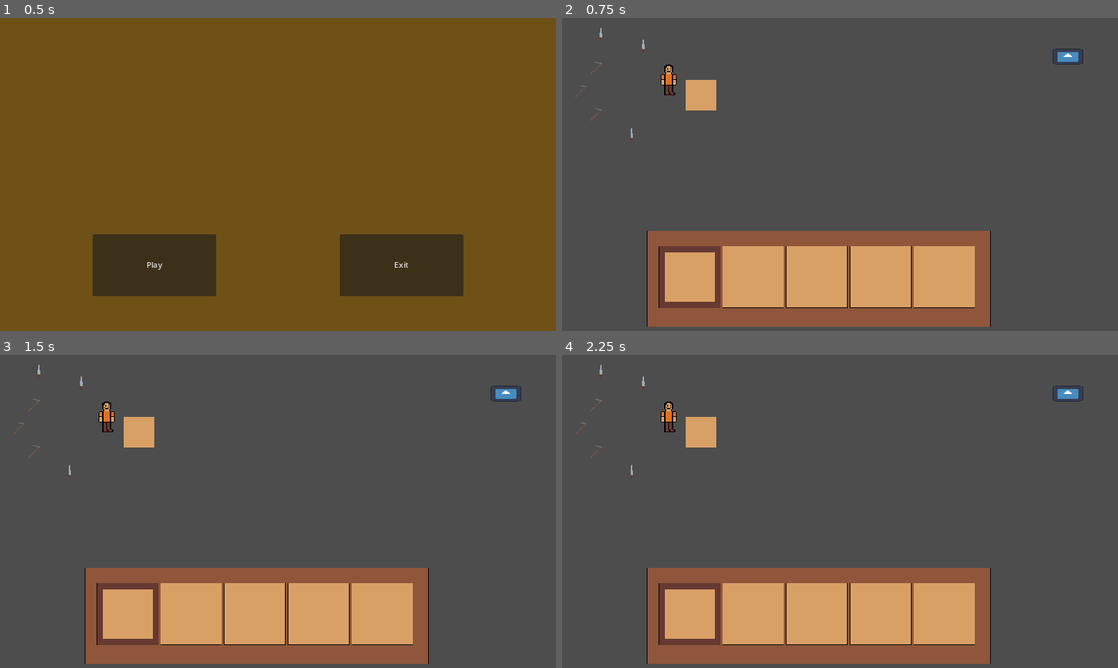
Above: before the commit, frames 1-4 (two rows, left to right).
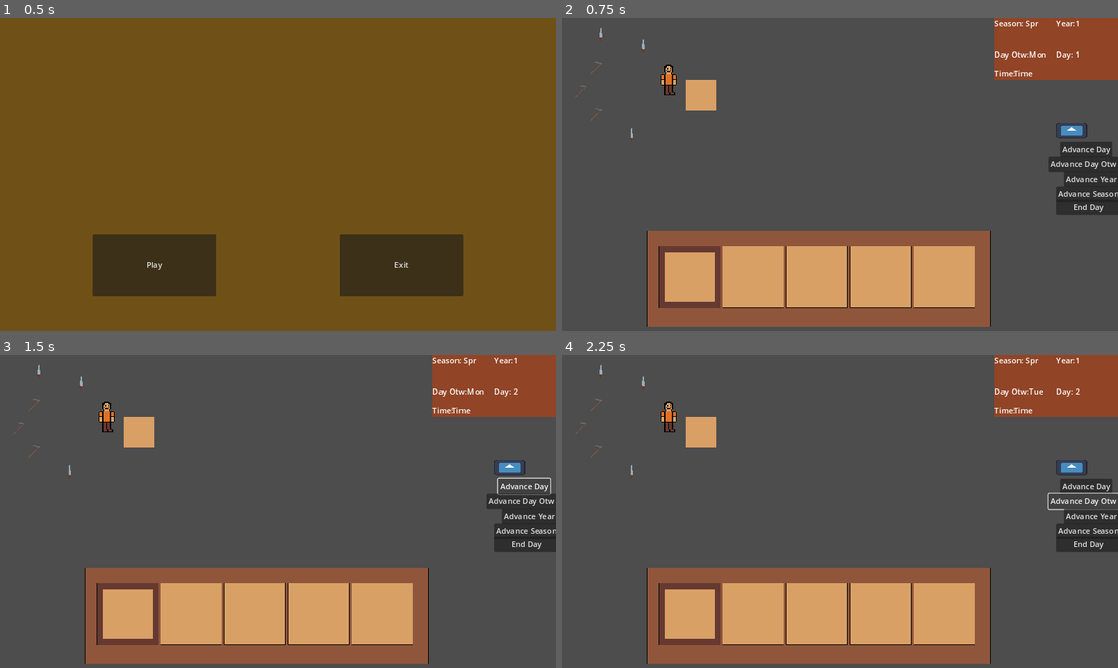
Above: after the commit, the same moments.

Repository: AtaMakesStuff/internship-farming-game
Game: Godot game, scene res://title.tscn
Same seed, same stepped clock (60 frames per second), same inputs: the game is played once before the commit and once after it. The engine's default icon, where the game draws it, is replaced by a stand-in: a white triangle on a blue panel in a dark square.
Inputs (mouse positions are in pixels of both pictures, inside the frame that each line leads up to):
- Up to frame 1 (0.5 s): no input
- Up to frame 2 (0.75 s): click "Play" at 0.5 s
- Up to frame 3 (1.5 s): click (522, 486) at 1.25 s, where only the run after the commit has a clickable "Advance Day"
- Up to frame 4 (2.25 s): click (1084, 502) at 2 s, where only the run after the commit has a clickable "Advance Day Otw"

Frame 1 is identical in both runs. In frame 2, 6.9% of the frame differs, in the area x 77-100%, y 0-63%; in frame 3, 6.6%; in frame 4, 6.5%.

Commit message:
Basic Time
- gamestates for days of the week and seasons
- buttons on testing scene for advancing days, seasons, and years
- function to advance day and combine the passage of time between days, seasons, and years

Diff:
--- a/internship-farming-game/game_state.gd
+++ b/internship-farming-game/game_state.gd
@@ -5,6 +5,12 @@
 
 enum Player_Facing_State {RIGHT, LEFT, UP, DOWN}
 var current_player_state = Player_Facing_State.RIGHT
+
+enum Season_State {SPRING, SUMMER, AUTUMN, WINTER}
+var current_season_state = Season_State.SPRING
+
+enum Day_Otw_State {MONDAY, TUESDAY, WEDNESDAY, THURSDAY, FRIDAY, SATURDAY, SUNDAY}
+var current_day_otw_state = Day_Otw_State.MONDAY
 
 # Called when the node enters the scene tree for the first time.
 func _ready() -> void:
@@ -53,3 +59,15 @@
 
 func enter_down():
 	current_player_state = Player_Facing_State.DOWN
+
+func change_day_otw():
+	if current_day_otw_state == Day_Otw_State.SUNDAY:
+		current_day_otw_state = Day_Otw_State.MONDAY
+	else:
+		current_day_otw_state += 1
+
+func change_season():
+	if current_season_state == Season_State.WINTER:
+		current_season_state = Season_State.SPRING
+	else:
+		current_season_state += 1
--- a/internship-farming-game/player.tscn
+++ b/internship-farming-game/player.tscn
@@ -1,21 +1,66 @@
-[gd_scene load_steps=5 format=3 uid="uid://c5b0bdgeuwwea"]
+[gd_scene load_steps=7 format=3 uid="uid://c5b0bdgeuwwea"]
 
 [ext_resource type="Script" path="res://player.gd" id="1_8mmaj"]
 [ext_resource type="Resource" uid="uid://dnqry4d1pg0if" path="res://inventory/playerInventory.tres" id="2_wruw2"]
 [ext_resource type="Texture2D" uid="uid://c84ifnvho2s0g" path="res://art/test-avatar-1.png" id="3_nu1ot"]
 
 [sub_resource type="CapsuleShape2D" id="CapsuleShape2D_4fhxp"]
-radius = 16.0
-height = 64.0
+radius = 20.0
+height = 68.0
+
+[sub_resource type="CapsuleShape2D" id="CapsuleShape2D_ytl6d"]
+radius = 14.0
+height = 56.0
+
+[sub_resource type="RectangleShape2D" id="RectangleShape2D_57hwa"]
+size = Vector2(33, 82)
 
 [node name="player" type="CharacterBody2D"]
 script = ExtResource("1_8mmaj")
 inventory = ExtResource("2_wruw2")
 
-[node name="CollisionShape2D" type="CollisionShape2D" parent="."]
-shape = SubResource("CapsuleShape2D_4fhxp")
-
 [node name="Sprite2D" type="Sprite2D" parent="."]
 position = Vector2(-1.43051e-06, -1.43051e-06)
 scale = Vector2(2, 2)
 texture = ExtResource("3_nu1ot")
+
+[node name="CollisionShape2D" type="CollisionShape2D" parent="."]
+position = Vector2(-3, 1)
+shape = SubResource("CapsuleShape2D_4fhxp")
+
+[node name="HurtBoxArea" type="Area2D" parent="."]
+
+[node name="HurtBoxCollision" type="CollisionShape2D" parent="HurtBoxArea"]
+position = Vector2(-3, 0)
+shape = SubResource("CapsuleShape2D_ytl6d")
+debug_color = Color(0.888844, 0.289335, 0.402902, 0.42)
+
+[node name="HitBoxRight" type="Area2D" parent="."]
+
+[node name="HitBoxRightCollision" type="CollisionShape2D" parent="HitBoxRight"]
+position = Vector2(26, 1)
+shape = SubResource("RectangleShape2D_57hwa")
+debug_color = Color(0.707829, 0.480383, 0.232914, 0.42)
+
+[node name="HitBoxLeft" type="Area2D" parent="."]
+
+[node name="HitBoxLeftCollision" type="CollisionShape2D" parent="HitBoxLeft"]
+position = Vector2(-33, 1)
+shape = SubResource("RectangleShape2D_57hwa")
+debug_color = Color(0.707829, 0.480383, 0.232914, 0.42)
+
+[node name="HitBoxUp" type="Area2D" parent="."]
+
+[node name="HitBoxUpCollision" type="CollisionShape2D" parent="HitBoxUp"]
+position = Vector2(0, -40)
+rotation = 1.5708
+shape = SubResource("RectangleShape2D_57hwa")
+debug_color = Color(0.707829, 0.480383, 0.232914, 0.42)
+
+[node name="HitBoxDown" type="Area2D" parent="."]
+
+[node name="HitBoxDownCollision" type="CollisionShape2D" parent="HitBoxDown"]
+position = Vector2(0, 40)
+rotation = 1.5708
+shape = SubResource("RectangleShape2D_57hwa")
+debug_color = Color(0.707829, 0.480383, 0.232914, 0.42)
--- a/internship-farming-game/testing.tscn
+++ b/internship-farming-game/testing.tscn
@@ -9,6 +9,7 @@
 [ext_resource type="PackedScene" uid="uid://cdyy60hxi7k4a" path="res://inventory/inventory_hotbar_ui.tscn" id="7_n8qdd"]
 [ext_resource type="PackedScene" uid="uid://cwd443r74rul7" path="res://npc.tscn" id="8_ka1op"]
 [ext_resource type="PackedScene" uid="uid://c11g25xw2akm5" path="res://dialogue_box.tscn" id="9_0hxd5"]
+[ext_resource type="PackedScene" uid="uid://jp21sngpeyyj" path="res://time.tscn" id="10_0a2rx"]
 
 [node name="testing" type="Node2D"]
 script = ExtResource("1_r4d37")
@@ -55,7 +56,7 @@
 offset_bottom = 888.0
 
 [node name="npc" parent="." instance=ExtResource("8_ka1op")]
-position = Vector2(1048, 80)
+position = Vector2(1056, 233)
 
 [node name="dialogue_box" parent="." instance=ExtResource("9_0hxd5")]
 visible = false
@@ -64,10 +65,58 @@
 offset_right = 333.0
 offset_bottom = 408.0
 
+[node name="time" parent="." instance=ExtResource("10_0a2rx")]
+offset_left = 896.0
+offset_right = 896.0
+
+[node name="testingTime" type="Button" parent="time"]
+layout_mode = 0
+offset_left = 136.0
+offset_top = 256.0
+offset_right = 244.0
+offset_bottom = 287.0
+text = "Advance Day"
+
+[node name="testingTime2" type="Button" parent="time"]
+layout_mode = 0
+offset_left = 112.0
+offset_top = 287.0
+offset_right = 256.0
+offset_bottom = 318.0
+text = "Advance Day Otw"
+
+[node name="testingTime3" type="Button" parent="time"]
+layout_mode = 0
+offset_left = 144.0
+offset_top = 318.0
+offset_right = 252.0
+offset_bottom = 349.0
+text = "Advance Year"
+
+[node name="testingTime4" type="Button" parent="time"]
+layout_mode = 0
+offset_left = 128.0
+offset_top = 349.0
+offset_right = 261.0
+offset_bottom = 380.0
+text = "Advance Season"
+
+[node name="testingTime5" type="Button" parent="time"]
+offset_left = 128.0
+offset_top = 376.0
+offset_right = 261.0
+offset_bottom = 407.0
+text = "End Day"
+
 [connection signal="to_remove_slot_number" from="CanvasLayer2/inventory_hotbar_ui" to="player" method="_on_inventory_ui_to_remove_slot_number"]
 [connection signal="send_active_queue" from="CanvasLayer2/inventory_hotbar_ui/NinePatchRect/GridContainer" to="CanvasLayer2/inventory_hotbar_ui" method="_on_grid_container_send_active_queue"]
 [connection signal="npc_clicked" from="npc/Sprite2D" to="dialogue_box" method="_on_sprite_2d_npc_clicked"]
 [connection signal="dialogue_finished" from="dialogue_box/text_box" to="dialogue_box" method="_on_text_box_dialogue_finished"]
+[connection signal="pressed" from="time/testingTime" to="time" method="_on_testing_time_pressed"]
+[connection signal="pressed" from="time/testingTime2" to="time" method="_on_testing_time_2_pressed"]
+[connection signal="pressed" from="time/testingTime3" to="time" method="_on_testing_time_3_pressed"]
+[connection signal="pressed" from="time/testingTime4" to="time" method="_on_testing_time_4_pressed"]
+[connection signal="pressed" from="time/testingTime5" to="time" method="_on_testing_time_5_pressed"]
 
 [editable path="CanvasLayer/inventory_ui"]
 [editable path="CanvasLayer2/inventory_hotbar_ui"]
--- /dev/null
+++ b/internship-farming-game/time.gd
@@ -0,0 +1,98 @@
+extends Control
+
+@onready var day_text = $DayText
+var current_day = 1
+var max_day = 7
+@onready var day_otw_text = $DayOtwText
+var day_otw_state = GameState.current_day_otw_state
+@onready var year_text = $YearText
+var current_year = 1
+@onready var season_text = $SeasonText
+var season_state = GameState.current_season_state
+@onready var time_text = $TimeText
+var current_time = 0.00
+
+# Called when the node enters the scene tree for the first time.
+func _ready() -> void:
+	day_text.text = str(current_day)
+	set_day_otw()
+	year_text.text = str(current_year)
+	set_season()
+
+# Called every frame. 'delta' is the elapsed time since the previous frame.
+func _process(delta: float) -> void:
+	pass
+
+func advance_day():
+	if current_day == max_day:
+		current_day = 1
+	else:
+		current_day += 1
+	day_text.text = str(current_day)
+
+func set_day_otw():
+	if day_otw_state == 1:
+		day_otw_text.text = "Tue"
+	elif day_otw_state == 2:
+		day_otw_text.text = "Wed"
+	elif day_otw_state == 3:
+		day_otw_text.text = "Thu"
+	elif day_otw_state == 4:
+		day_otw_text.text = "Fri"
+	elif day_otw_state == 5:
+		day_otw_text.text = "Sat"
+	elif day_otw_state == 6:
+		day_otw_text.text = "Sun"
+	else:
+		day_otw_text.text = "Mon"
+
+func advance_day_otw():
+	GameState.change_day_otw()
+	day_otw_state = GameState.current_day_otw_state
+	set_day_otw()
+
+func advance_year():
+	current_year += 1
+	year_text.text = str(current_year)
+
+func set_season():
+	if season_state == 0:
+		season_text.text = "Spr"
+	elif season_state == 1:
+		season_text.text = "Sum"
+	elif season_state == 2:
+		season_text.text = "Aut"
+	else:
+		season_text.text = "Win"
+
+func advance_season():
+	GameState.change_season()
+	season_state = GameState.current_season_state
+	set_season()
+
+func end_day():
+	if current_day == max_day && season_state == GameState.Season_State.WINTER:
+		advance_year()
+	if current_day == max_day:
+		advance_season()
+	advance_day_otw()
+	advance_day()
+
+func _on_testing_time_pressed() -> void:
+	advance_day()
+
+
+func _on_testing_time_2_pressed() -> void:
+	advance_day_otw()
+
+
+func _on_testing_time_3_pressed() -> void:
+	advance_year()
+
+
+func _on_testing_time_4_pressed() -> void:
+	advance_season()
+
+
+func _on_testing_time_5_pressed() -> void:
+	end_day()
--- /dev/null
+++ b/internship-farming-game/time.tscn
@@ -0,0 +1,83 @@
+[gd_scene load_steps=2 format=3 uid="uid://jp21sngpeyyj"]
+
+[ext_resource type="Script" path="res://time.gd" id="1_hnofo"]
+
+[node name="time" type="Control"]
+layout_mode = 3
+anchors_preset = 15
+anchor_right = 1.0
+anchor_bottom = 1.0
+grow_horizontal = 2
+grow_vertical = 2
+script = ExtResource("1_hnofo")
+
+[node name="ColorRect" type="ColorRect" parent="."]
+layout_mode = 0
+offset_right = 256.0
+offset_bottom = 128.0
+color = Color(0.566843, 0.268341, 0.149166, 1)
+
+[node name="SeasonText" type="RichTextLabel" parent="."]
+layout_mode = 0
+offset_left = 64.0
+offset_right = 192.0
+offset_bottom = 64.0
+text = "Season"
+
+[node name="DayText" type="RichTextLabel" parent="."]
+offset_left = 168.0
+offset_top = 64.0
+offset_right = 296.0
+offset_bottom = 128.0
+text = "Day"
+
+[node name="DayOtwText" type="RichTextLabel" parent="."]
+offset_left = 72.0
+offset_top = 64.0
+offset_right = 200.0
+offset_bottom = 128.0
+text = "Day Otw"
+
+[node name="YearText" type="RichTextLabel" parent="."]
+offset_left = 168.0
+offset_right = 296.0
+offset_bottom = 64.0
+text = "Year"
+
+[node name="TimeText" type="RichTextLabel" parent="."]
+offset_left = 40.0
+offset_top = 104.0
+offset_right = 168.0
+offset_bottom = 168.0
+text = "Time"
+
+[node name="RichTextLabel" type="RichTextLabel" parent="."]
+layout_mode = 0
+offset_left = 128.0
+offset_top = 64.0
+offset_right = 168.0
+offset_bottom = 104.0
+text = "Day:"
+
+[node name="RichTextLabel2" type="RichTextLabel" parent="."]
+offset_left = 128.0
+offset_right = 184.0
+offset_bottom = 40.0
+text = "Year:"
+
+[node name="RichTextLabel3" type="RichTextLabel" parent="."]
+offset_right = 72.0
+offset_bottom = 40.0
+text = "Season:"
+
+[node name="RichTextLabel4" type="RichTextLabel" parent="."]
+offset_top = 64.0
+offset_right = 88.0
+offset_bottom = 104.0
+text = "Day Otw:"
+
+[node name="RichTextLabel5" type="RichTextLabel" parent="."]
+offset_top = 104.0
+offset_right = 56.0
+offset_bottom = 144.0
+text = "Time:"
Not shown: 1 places in internship-farming-game/testing.tscn that only renumber resources
